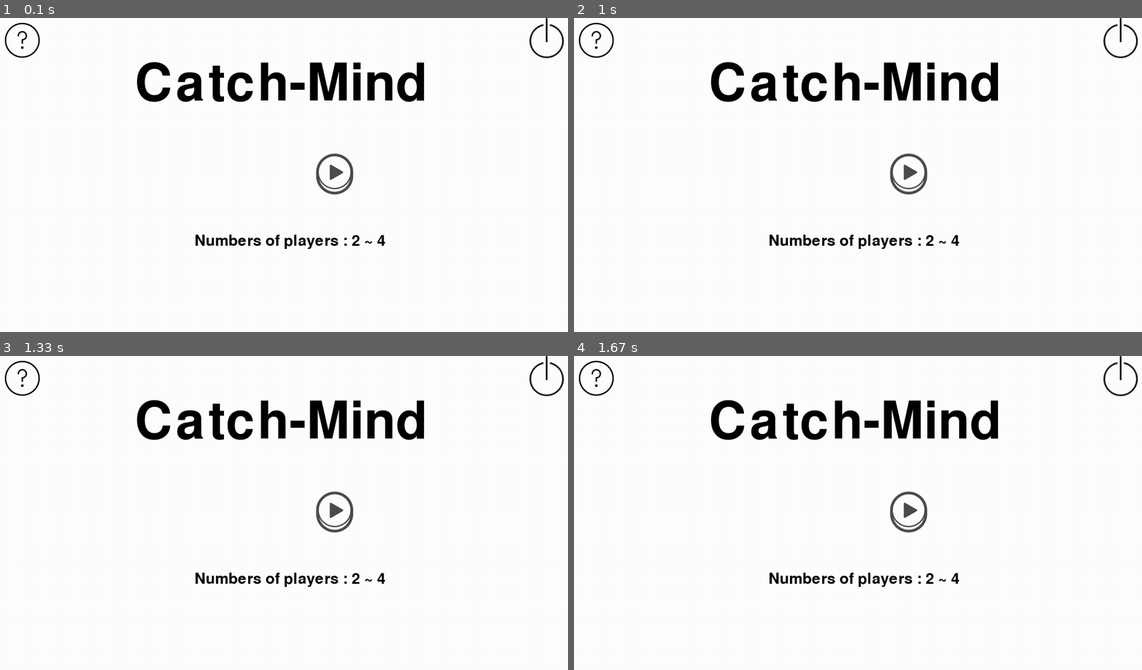
Above: before the commit, frames 1-4 (two rows, left to right).
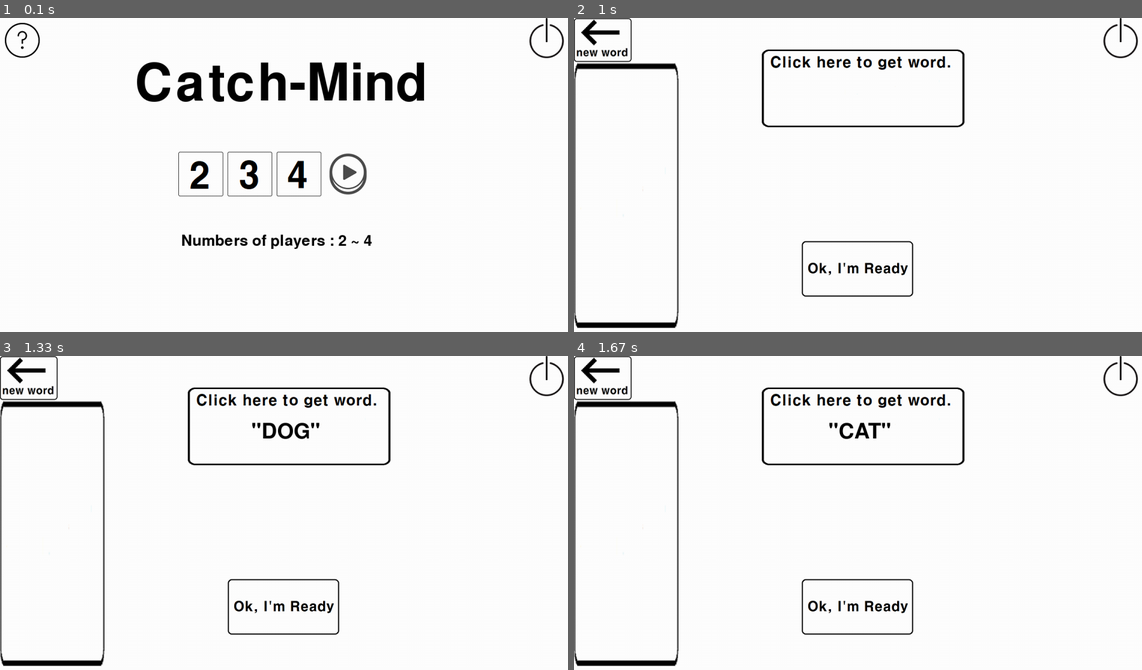
Above: after the commit, the same moments.

Repository: wavyfire/Pygame-CatchMind
Game: pygame game, started from GameManager.py
The game is run twice, just before and just after one commit, with the same random seed, the same clock (stepped at 60 frames per second) and the same inputs.
Inputs (mouse positions are in pixels of both pictures, inside the frame that each line leads up to):
- Up to frame 1 (0.1 s): no input
- Up to frame 2 (1 s): click (858, 178) at 0.38 s; click (914, 250) at 0.72 s
- Up to frame 3 (1.33 s): click (107, 591) at 1.08 s
- Up to frame 4 (1.67 s): click (721, 453) at 1.55 s

The runs differ from the first frame. In frame 1, 2.1% of the frame differs, in the area x 31-68%, y 42-74%; in frame 2, 7.3%; in frame 3, 7.4%, in the area x 0-75%, y 0-99%; in frame 4, 7.4%.

Commit message:
GameManger 외
GameManager 수정사항
- ScoreDB와 WordDB를 import 하는 부분을 GameScenes로
- Help Scene 있음
-- 문제점 : Help Button을 클릭해도 Main Scene에서 넘어가지지 않음

GameScene
-ScoreDB와 WordDB는 본 모듈에서 import하는것으로 변경
- Main Scene에서 플레이어 수 선택 기능 추가
-- 선택하지 않고 스타트 버튼 클릭 시 경고문 출력
- ReadyDraw Scene 일부 구현
-- 문제점 : GetWord 반복 클릭 시 계속 단어가 바뀜
-- ReGetWord 버튼이 필요한지?
-- ScoreBoard에 현재 스코어가 출력되어야 하는데 작동하지 않는 현상 (Line 134)

ScoreDB
- setPlayers()
-- Main Scene에서 플레이서 수 선택시 호출, 플레이어 수 결정하고, 리스트 안의 딕셔너리 형태로 플레이어 및 플레이어 점수 관리
- raiseScore
-- 플레이어 점수 올려줌(수정필요)
- playerCheck()
-- player수가 결정되었는지 검사
-- MainScene에서 스타트 클릭시 오류처리에 필요한 함수
-getScore()
-- ScoreBoard에 출력하기 위한 텍스트 반환
-- 텍스트 출력되지 않는 현상(수정필요)

image 다수 추가
- 크기 변경시 위젯 좌표 다시 설정해야합니다.

Diff:
--- a/GameManager.py
+++ b/GameManager.py
@@ -1,13 +1,13 @@
 import pygame
 import GameScenes
-import ScoreDB
-import WordDB
 
 class SceneLoader:
 
-    #생성될 때 모든 씬을 로드
     def __init__(self):
+
+        #Scene Load
         self.Main = GameScenes.Main()
+        self.Help = GameScenes.Help()
         self.ReadyDraw = GameScenes.ReadyDraw()
         self.Drawing = GameScenes.Drawing()
         self.Guess = GameScenes.Guess()
@@ -37,12 +37,25 @@
             #Trigger가 True일 때, 해당 Scene이 출력
             if self.Main.Trigger:
                 self.Main.startScene(screen)
+                #Player 수가 선택되지 않고 스타트를 눌렀을 때의 경고메시지
+                if self.Main.Trigger_Message:
+                    self.Main.printMessage(screen)
+
+            if self.Help.Trigger:
+                self.Help.startScene(screen)
+
             if self.ReadyDraw.Trigger:
                 self.ReadyDraw.startScene(screen)
+                #랜덤 단어를 창에 표시
+                if self.ReadyDraw.Trigger_Message:
+                    self.ReadyDraw.printMessage(screen)
+
             if self.Drawing.Trigger:
                 self.Drawing.startScene(screen)
+
             if self.Guess.Trigger:
                 self.Guess.startScene(screen)
+
             if self.Result.Trigger:
                 self.Result.startScene(screen)
 
@@ -56,16 +69,51 @@
                     if self.Main.Trigger:
                         if self.Main.clickCheck() == 'Quit':
                             done = True
+
                         elif self.Main.clickCheck() == 'Help':
-                            pass
+                            self.Main.Off()
+                            self.Help.On()
+                            screen.blit(self.background, (0,0))
+
                         elif self.Main.clickCheck() == 'Next':
-                            self.Main.Trigger = False
-                            self.ReadyDraw.Trigger = True
+                            if self.Main.checkPlayers():
+                                self.Main.Off()
+                                self.ReadyDraw.Trigger = True
+                                screen.blit(self.background, (0,0))
+                            else:
+                                self.Main.Trigger_Message = True
+
+                        elif self.Main.clickCheck() == '2 Players':
+                            self.Main.setPlayers(2)
+
+                        elif self.Main.clickCheck() == '3 Players':
+                            self.Main.setPlayers(3)
+
+                        elif self.Main.clickCheck() == '4 Players':
+                            self.Main.setPlayers(4)
+
+                    if self.Help.Trigger:
+                        if self.Help.clickCheck() == 'Quit':
+                            done = True
+
+                        elif self.Help.clickCheck() == 'Back':
+                            self.Main.On()
+                            self.Help.Off()
                             screen.blit(self.background, (0,0))
 
                     #ReadyDraw Scene Click Event
                     if self.ReadyDraw.Trigger:
-                        pass
+
+                        if self.ReadyDraw.clickCheck() == 'Quit':
+                            done = True
+                        elif self.ReadyDraw.clickCheck() == 'GetWord':
+                            self.ReadyDraw.getWord()
+                            self.ReadyDraw.setWordText()
+                            self.ReadyDraw.Trigger_Message = True
+                        elif self.ReadyDraw.clickCheck() == 'Next':
+                            self.ReadyDraw.Off()
+                            self.Drawing.On()
+                            screen.blit(self.background, (0, 0))
 
                     # Drawing Scene Click Event
                     if self.Drawing.Trigger:
--- a/GameScenes.py
+++ b/GameScenes.py
@@ -1,6 +1,9 @@
-import pygame
 from GameWidgets import Button, Font
+import WordDB
+import ScoreDB
 from abc import *
+
+ScoreHandler = ScoreDB.ScoreHandler()
 
 class Scenes(metaclass=ABCMeta):
 
@@ -19,15 +22,28 @@
     def clickCheck(self):
         pass
 
+    def On(self):
+        pass
+
+    def Off(self):
+        pass
+
 class Main(Scenes):
 
     def __init__(self):
         super().__init__()
         self.QuitButton = Button((1180,0), 'images/QuitButton.png')
         self.HelpButton = Button((0,0), 'images/HelpButton.png')
-        self.StartButton = Button((700, 300), 'images/StartButton.png')
+        self.StartButton = Button((730, 300), 'images/StartButton.png')
         self.Title = Font("Catch-Mind", (0,0,0), 170, (630, 150))
-        self.GameDiscription = Font("Numbers of players : 2 ~ 4", (0,0,0), 50, (650, 500))
+        self.GameDiscription = Font("Numbers of players : 2 ~ 4", (0,0,0), 50, (620, 500))
+        self.PlayerNumbers2 = Button((400,300), 'images/2.png')
+        self.PlayerNumbers3 = Button((510,300), 'images/3.png')
+        self.PlayerNumbers4 = Button((620,300), 'images/4.png')
+        self.Alarm = Font("Choose Player Number", (255,0,0), 50, (620, 430))
+
+        self.Trigger_Message = False
+
         self.Trigger = False
 
     def startScene(self, screen):
@@ -37,6 +53,22 @@
         self.StartButton.draw(screen)
         self.Title.draw(screen)
         self.GameDiscription.draw(screen)
+        self.PlayerNumbers2.draw(screen)
+        self.PlayerNumbers3.draw(screen)
+        self.PlayerNumbers4.draw(screen)
+
+    def printMessage(self, screen):
+
+        self.Alarm.draw(screen)
+
+    def checkPlayers(self):
+        if ScoreHandler.playerCheck():
+            return True
+        else:
+            return False
+
+    def setPlayers(self, players):
+        ScoreHandler.setPlayers(players)
 
     def clickCheck(self):
 
@@ -46,19 +78,100 @@
             return 'Help'
         if self.StartButton.clickChecker():
             return 'Next'
+        if self.PlayerNumbers2.clickChecker():
+            return '2 Players'
+        if self.PlayerNumbers3.clickChecker():
+            return '3 Players'
+        if self.PlayerNumbers4.clickChecker():
+            return '4 Players'
+
+    def On(self):
+        self.Trigger = True
+
+    def Off(self):
+        self.Trigger = False
+
+class Help(Scenes):
+
+    def __init__(self):
+        super().__init__()
+        self.QuitButton = Button((1180, 0), 'images/QuitButton.png')
+        self.BackButton = Button((0,0), 'images/BackSpace.png')
+        self.Title = Font("Need Help?", (0, 0, 0), 170, (630, 150))
+        self.Help = Font("Catch-Mind is ~ ", (0, 0, 0), 50, (200, 300))
+
+        self.Trigger = False
+
+    def startScene(self, screen):
+
+        self.QuitButton.draw(screen)
+        self.BackButton.draw(screen)
+        self.Title.draw(screen)
+        self.Help.draw(screen)
+
+    def clickCheck(self):
+
+        if self.QuitButton.clickChecker():
+            return 'Quit'
+        if self.BackButton.clickChecker():
+            return 'Back'
+
+    def On(self):
+        self.Trigger = True
+
+    def Off(self):
+        self.Trigger = False
 
 class ReadyDraw(Scenes):
 
     def __init__(self):
         super().__init__()
         self.QuitButton = Button((1180,0), 'images/QuitButton.png')
-        self.Trigger = False
+        self.GetWordButton = Button((420, 70), 'images/GetWord.png')
+        self.ReadyButton = Button((510,500), 'images/ReadyButton.png')
+        self.RegetWordButton = Button((0,0), 'images/RegetWord.png')
+        self.ScoreBoard = Button((0,100), 'images/ScoreBoard.png')
+        self.ScoreBoardText = Font(ScoreHandler.getScore(), (0,0,0), 50, (20, 100))
+
+        self.WordText = None
+
+        self.Trigger = False
+        self.Trigger_Message = False
+
+        self.WordHandler = WordDB.FileHandler()
 
     def startScene(self, screen):
         self.QuitButton.draw(screen)
-
-    def clickCheck(self):
-        pass
+        self.GetWordButton.draw(screen)
+        self.ReadyButton.draw(screen)
+        self.RegetWordButton.draw(screen)
+        self.ScoreBoard.draw(screen)
+        self.ScoreBoardText.draw(screen)
+
+    def printMessage(self, screen):
+        self.WordText.draw(screen)
+
+    def getWord(self):
+        self.WordHandler.randFromDB()
+
+    def setWordText(self):
+        word = '\"' + self.WordHandler.answer + '\"'
+        self.WordText = Font(word, (0, 0, 0), 70, (640, 170))
+
+    def clickCheck(self):
+        if self.QuitButton.clickChecker():
+            return 'Quit'
+        if self.GetWordButton.clickChecker():
+            return 'GetWord'
+        if self.ReadyButton.clickChecker():
+            return 'Next'
+
+    def On(self):
+        self.Trigger = True
+
+    def Off(self):
+        self.Trigger = False
+
 
 class Drawing(Scenes):
 
@@ -73,6 +186,13 @@
     def clickCheck(self):
         pass
 
+    def On(self):
+        self.Trigger = True
+
+    def Off(self):
+        self.Trigger = False
+
+
 class Guess(Scenes):
 
     def __init__(self):
@@ -86,6 +206,13 @@
     def clickCheck(self):
         pass
 
+    def On(self):
+        self.Trigger = True
+
+    def Off(self):
+        self.Trigger = False
+
+
 class Result(Scenes):
 
     def __init__(self):
@@ -98,3 +225,9 @@
 
     def clickCheck(self):
         pass
+
+    def On(self):
+        self.Trigger = True
+
+    def Off(self):
+        self.Trigger = False
--- a/ScoreDB.py
+++ b/ScoreDB.py
@@ -1 +1,39 @@
-import pygame
+
+class ScoreHandler:
+
+    def __init__(self):
+
+        self.PlayerNumbers = 0
+        self.ScoreRecord = []
+
+    #Player 수를 결정
+    def setPlayers(self, playernumbers):
+
+        self.PlayerNumbers = int(playernumbers)
+        for i in range(1, self.PlayerNumbers+1):
+            dict = {}
+            dict['player' + str(i)] = 0
+            self.ScoreRecord.append(dict)
+
+    #해당 Player에게 점수
+    def raiseScore(self, playernumber, score):
+
+        player = self.ScoreRecord[playernumber]
+        player['player'] += score
+
+    #player 수가 결정되었는지를 검사
+    def playerCheck(self):
+
+        if self.PlayerNumbers == 0:
+            return False
+        else:
+            return True
+
+    #ScoreBoard에 표시하기 위해 문자열 형태로 정리해서 반환
+    def getScore(self):
+
+        text = ''
+        for player in self.ScoreRecord:
+            for key, value in player.items():
+                text += key + ' : '+ str(value) +'\n'
+        return text
Binary file added: images/2.png
Binary file added: images/3.png
Binary file added: images/4.png
Binary file added: images/BackSpace.png
Binary file added: images/GetWord.png
Binary file added: images/ReadyButton.png
Binary file added: images/RegetWord.png
Binary file added: images/ScoreBoard.png
